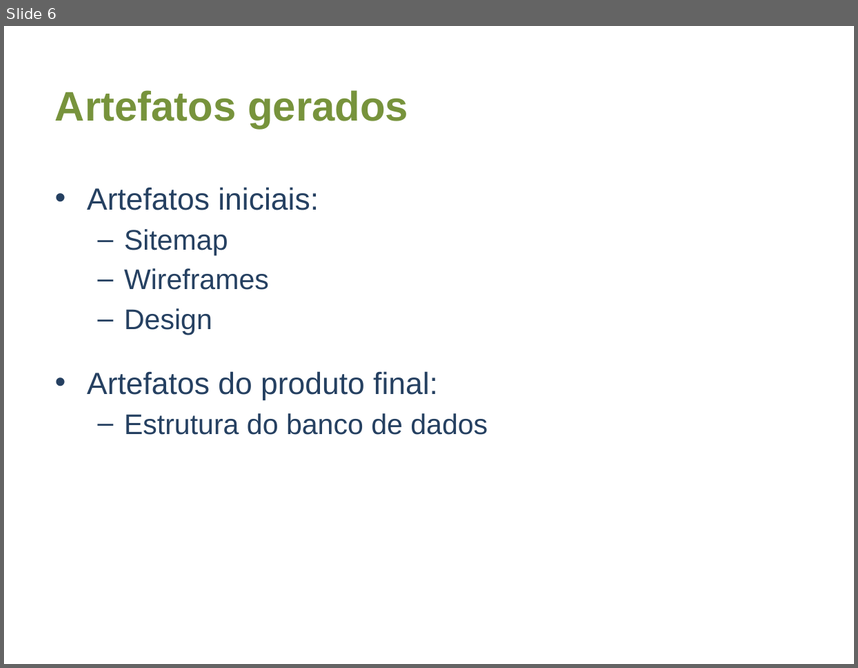
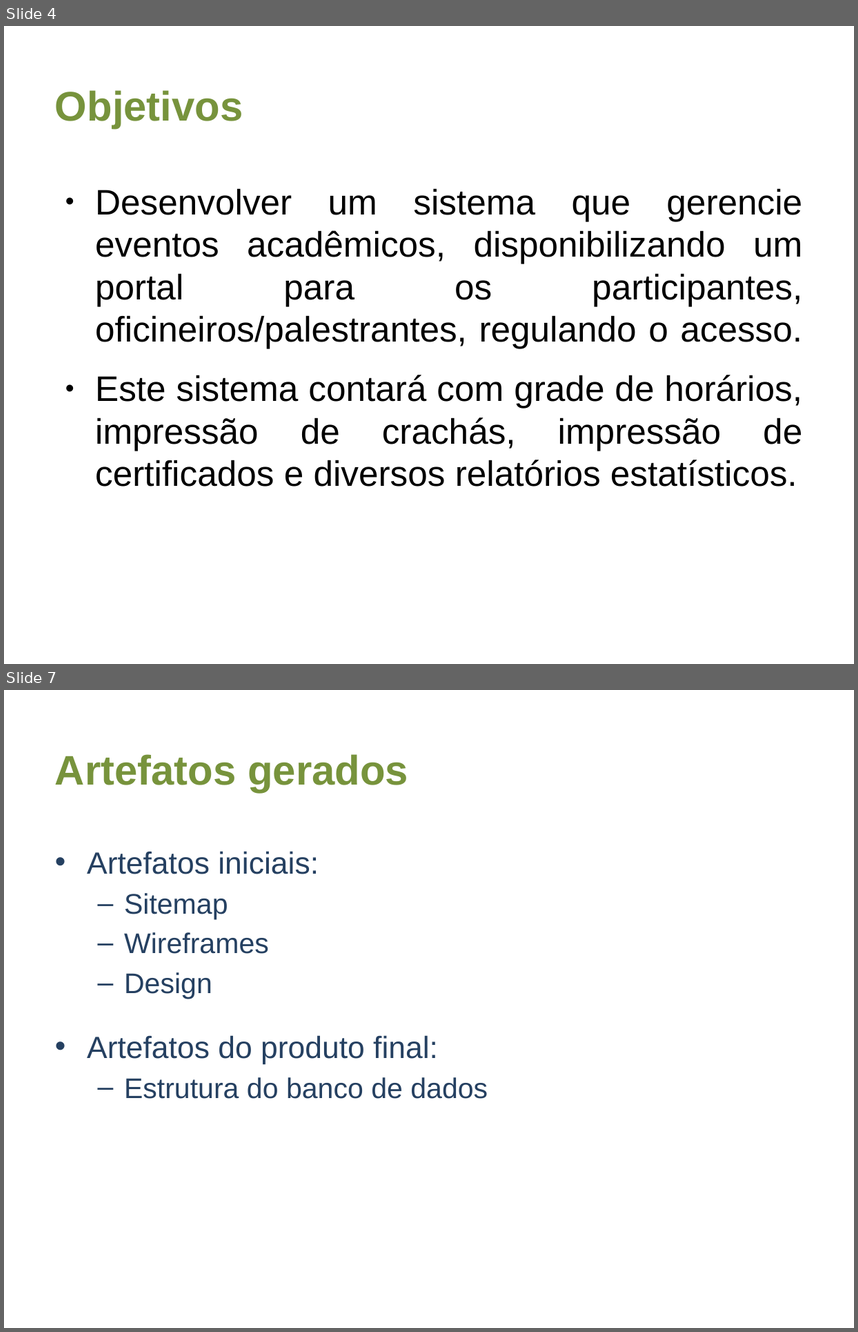
Before and after one commit to aweiand/jarbas, a slide deck: assets/docs/Apresentacao Jarbas.odp. Shown one above the other, each under a label of ours: slide 6 before the commit, slides 4 and 7 after it; the slides between them are not shown. The pictures are 858x668 and 858x1332 pixels, drawn with LibreOffice and Linux fonts; fonts in the diff are those of the drawing. Boxes give left, top, right and bottom in pixels: in the first picture for what was removed or moved away, otherwise in the second. Text is boxed around its words. In the diff, an @@ line names an element or a change of style, - is before the commit and + after.

Commit message:
Alteração da apresentação do Sistema, assim como algumas alterações nas classes de administração de eventos e de impressçoes para corrigir bugs

```diff
--- a/assets/docs/Apresentacao Jarbas.odp
+++ b/assets/docs/Apresentacao Jarbas.odp
@@ slide 4 added at (4, 26, 854, 664), background #FFFFFF @@
@@ title added at (55, 90, 243, 129), 35 pt, text #77933C, bold @@
+Objetivos
@@ text added at (95, 188, 802, 486), 30 pt, text #000000 @@
+● Desenvolver um sistema que gerencie eventos acadêmicos, disponibilizando um portal para os participantes, oficineiros/palestrantes, regulando o acesso.
+● Este sistema contará com grade de horários, impressão de crachás, impressão de certificados e diversos relatórios estatísticos.
@@ what was slide 6 is now slide 7 @@
```
Also in this commit, not shown: 3 slides changed, 5 other slides added, 3 slides removed, 3 other files.
